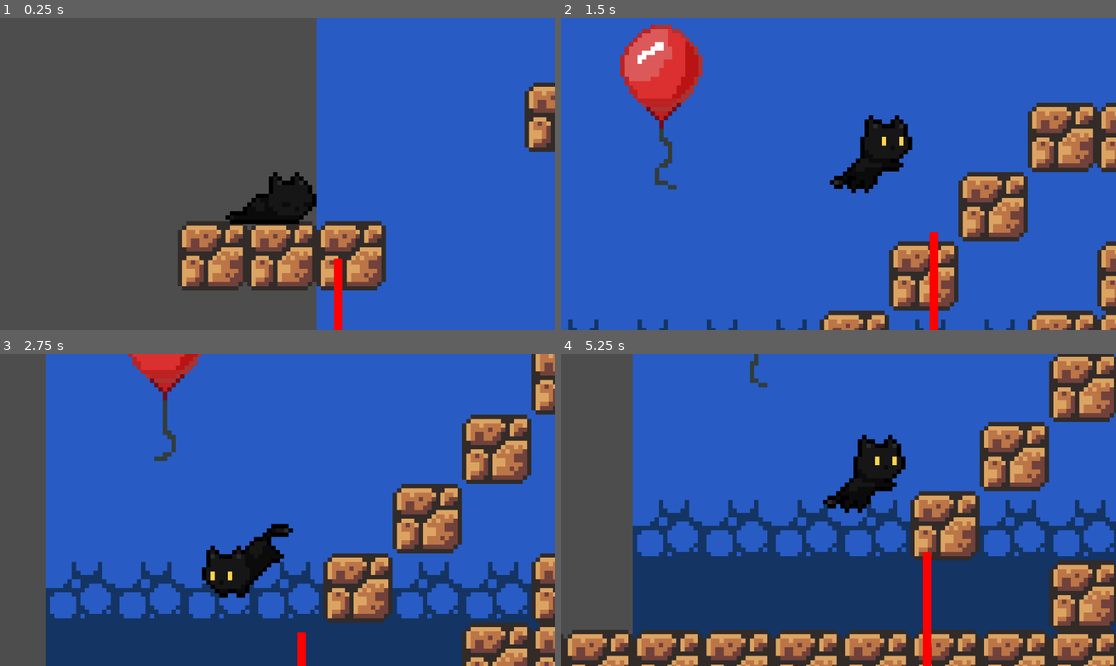
Above: before the commit, frames 1-4 (two rows, left to right).
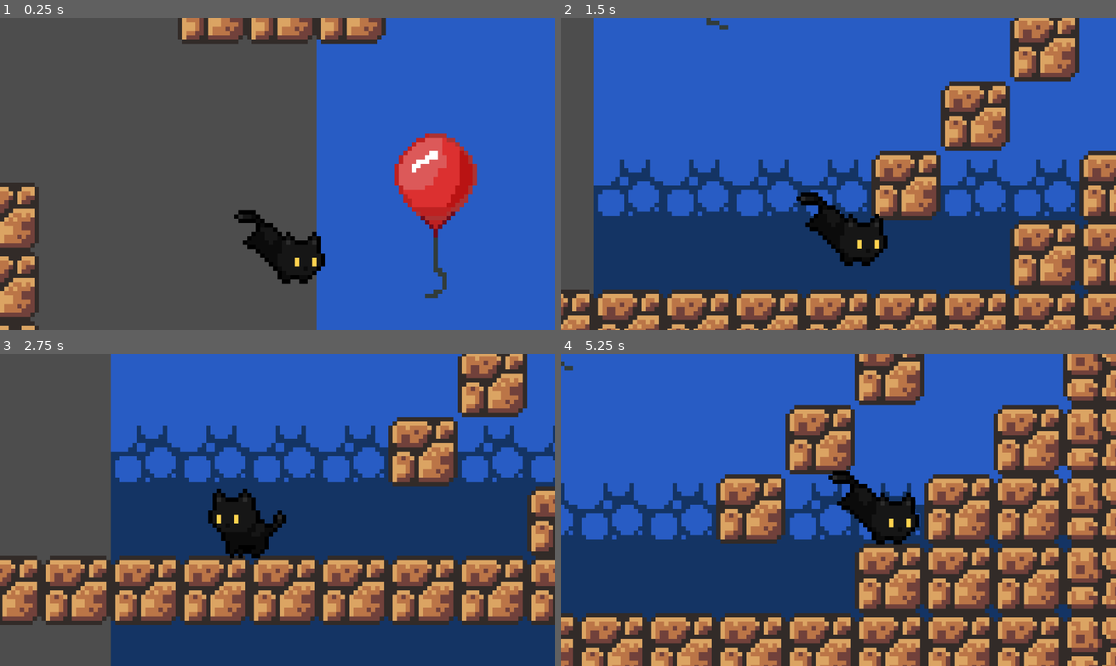
Above: after the commit, the same moments.

Repository: madgustoo/catja
Game: Godot game, scene res://main.tscn
The game is run twice, just before and just after one commit, with the same random seed, the same clock (stepped at 60 frames per second) and the same inputs.
Inputs:
- Up to frame 1 (0.25 s): no input
- Up to frame 2 (1.5 s): hold Right (move_right) from 0.53 s (still down); tap Space (jump) at 0.6, 0.77, 1.07, 1.35 s
- Up to frame 3 (2.75 s): tap Space (jump) at 1.52, 1.82, 2.1 s; release Right (move_right) at 2.03 s; hold Left (move_left) from 2.03 s (still down)
- Up to frame 4 (5.25 s): release Left (move_left) at 2.78 s; hold Right (move_right) 2.78-4.28 s; tap Space (jump) at 2.85, 3.02, 3.32, 3.6, 3.77, 4.07, 4.35, 4.52, 4.82, 5.1 s; hold Left (move_left) 4.28-5.03 s; hold Right (move_right) from 5.03 s (still down)

The runs differ from the first frame. In frame 1, 20% of the frame differs, in the area x 0-100%, y 0-100%; in frame 2, 62%; in frame 3, 63%; in frame 4, 63%.

Commit message:
Refactoring player states

Diff:
--- a/main.tscn
+++ b/main.tscn
@@ -1659,7 +1659,7 @@
 autowrap_mode = 2
 
 [node name="Player" parent="." instance=ExtResource("1_ig7tw")]
-position = Vector2(-393, 60)
+position = Vector2(-393, 102)
 
 [node name="Camera2D" type="Camera2D" parent="Player"]
 position = Vector2(-14, -19)
--- a/player.tscn
+++ b/player.tscn
@@ -299,7 +299,7 @@
 }],
 "loop": false,
 "name": &"land",
-"speed": 6.0
+"speed": 5.0
 }, {
 "frames": [{
 "duration": 1.0,
@@ -316,7 +316,7 @@
 }],
 "loop": true,
 "name": &"run",
-"speed": 20.0
+"speed": 15.0
 }, {
 "frames": [{
 "duration": 1.0,
@@ -478,7 +478,7 @@
 texture_filter = 1
 position = Vector2(-13, -21)
 sprite_frames = SubResource("SpriteFrames_7ahtn")
-animation = &"wall_climb"
+animation = &"run"
 autoplay = "idle"
 
 [node name="RayCast2D" type="RayCast2D" parent="."]
--- a/scripts/player.gd
+++ b/scripts/player.gd
@@ -5,22 +5,24 @@
 @onready var coyote_timer: Timer = $CoyoteTimer
 @onready var camera: Camera2D = $Camera2D
 
-@export_range(0, 1) var acceleration = 0.1
-@export_range(0, 1) var deceleration = 0.1
+@export_range(0, 1) var acceleration = 1
+@export_range(0, 1) var deceleration = 1
 @export_range(0, 1) var decelerate_on_jump_release = 0.5
 
-enum {
+enum State {
+	NORMAL, # IDLE
 	SLEEP,
-	IDLE,
 	RUN,
-	JUMP,
+	JUMPING,
 	FALL,
 	SNEAK,
 	WALL_SLIDE,
 	WALL_CLIMB
 }
 
-const SPEED = 100.0
+var state = State.NORMAL
+
+const SPEED = 120.0
 const MAX_FALL_SPEED = 600.0
 const JUMP_VELOCITY = -320.0
 const WALL_JUMP_VELOCITY = -250.0
@@ -51,11 +53,6 @@
 # Wall jump & slide
 const WALL_JUMP_LOCK_TIME: float = 0.05
 
-# Charge jump
-var is_charge_jumping = false
-var jump_held_time: float
-var last_direction: float
-
 var is_sleeping: bool = true
 var has_woken_up: bool = false
 var is_wall_slide: bool = false
@@ -64,55 +61,22 @@
 func bounce(force: Vector2):
 	velocity = force
 
-func _draw():
-	if velocity.length() > 0:
-		# Draw the direction of the velocity of the player for debug purposes
-		draw_line(Vector2.ZERO, velocity.normalized() * 50, Color.RED, 2)
-
-func start_charge_jump():
-	print("start_charge_jump")
-	# Charge jump logic with directions, we can jump up, right or left
-	last_direction = 0
-	if Input.is_action_just_pressed("move_right") or Input.is_action_pressed("move_right"):
-		last_direction = 1
-	if Input.is_action_just_pressed("move_left") or Input.is_action_pressed("move_left"):
-		last_direction = -1
-
-	velocity.y = JUMP_VELOCITY * jump_held_time
-	velocity.x = last_direction * (SPEED / 100)
-
-	jump_held_time = 0
-	is_charge_jumping = false
-
-func _ready():
-	animated_stripe.play("sleep")
-
 func _physics_process(delta: float) -> void:
-	#if velocity.y < -100:  # Jumping up fast
-		#camera.offset.y = lerp(camera.offset.y, -50.0, delta * 3.0)
-	#elif velocity.y > 100:  # Falling fast
-		#camera.offset.y = lerp(camera.offset.y, 50.0, delta * 3.0)
-	#else:
-		#camera.offset.y = lerp(camera.offset.y, 0.0, delta * 5.0)
-	# Add the gravity
-
-	for action_name in InputMap.get_actions():
-		if Input.is_action_pressed(action_name):
-			is_sleeping = false
-			break
+	#for action_name in InputMap.get_actions():
+		#if Input.is_action_pressed(action_name):
+			##is_sleeping = false
+			#state = State.IDLE
+			#break
 
 	if not is_on_floor():
 		if velocity.y < 0:
 			# Apply down gravity
 			velocity += get_gravity() * delta
 		else:
-			# Make falling faster
+			# Make falling faster and caps at MAX_FALL_SPEED
 			velocity.y += FALL_GRAVITY * delta
 			if velocity.y > MAX_FALL_SPEED:
-				# Reached terminal velocity
 				velocity.y = MAX_FALL_SPEED
-			#if not just_landed:
-				#animated_stripe.play("fall")
 
 	# Handle jump
 	if Input.is_action_just_pressed("jump"):
@@ -130,130 +94,48 @@
 	else:
 		is_sneaking = false
 
-	# Handle charge jump
-	#if Input.is_action_pressed("down") && is_on_floor():
-		#jump_held_time = (jump_held_time - 0.2) * delta
-		#is_charge_jumping = true
-		## Stop horizontal movement
-		#velocity.x = move_toward(velocity.x, 0, SPEED)
-		#animated_stripe.play("crouch")
-		#if jump_held_time > 10:
-			#print("Boom!")
-			## velocity.y = jump_held_time * JUMP_VELOCITY
-	#else:
-		#jump_held_time = 0
-		#is_charge_jumping = false
-
 	# Get the input direction and handle the movement/deceleration
 	# As good practice, you should replace UI actions with custom gameplay actions
 	var direction := Input.get_axis("move_left", "move_right")
 
-	if just_landed:
-		if direction:
-			velocity.x = direction * SPEED
-			animated_stripe.flip_h = direction < 0
-		else:
-			velocity.x = move_toward(velocity.x, 0, SPEED * deceleration)
-	elif not is_charge_jumping:
-		if direction:
-			# Wall push (make sure the regular horizontal movement does not overwrite the wall push)
-			#if is_wall_slide:
-				#print("yo!")
-				#animated_stripe.play("wall_slide")
-			if is_on_wall() and not is_on_floor():
-				# Wall climb and wall slide
-				var climb_input = Input.is_action_pressed("up")
-				if climb_input:
-					# Climb upward
-					is_wall_climbing = true
-					velocity.y = -WALL_CLIMB_SPEED
-					animated_stripe.play("wall_climb")
-					print("Wall climbing!!")
-				#else:
-					## Slide down slowly
-					#is_wall_climbing = false
-					#velocity.y = move_toward(velocity.y, WALL_SLIDE_SPEED, WALL_GRAVITY * delta)
-					#animated_stripe.play("wall_slide")
-					#print("hehe2")
-				# Keep player "sticking" to wall
-				velocity.x = direction * 20
-				is_wall_slide = true
-			elif wall_jump_lock > 0.0:
-				# Wall jump
-				print("Wall jump!!")
-				# animated_stripe.flip_h = look_dir_x
-				wall_jump_lock -= delta
-				velocity.x = lerp(velocity.x, direction * SPEED, 0.5)
-				#velocity.x = direction * SPEED * 0.5
-				#velocity.x = direction * SPEED * 0.5
-			elif is_sneaking && is_on_floor():
-				velocity.x = direction * SNEAK_SPEED
-				animated_stripe.play("sneak")
-			else:
-				# Move from current velocity to running, using delta
-				velocity.x = move_toward(velocity.x, direction * SPEED, SPEED * acceleration)
-				# velocity.x = direction * SPEED
-				if is_on_floor():
+	# 		if not coyote_timer.is_stopped():
+
+	match state:
+		State.SLEEP:
+			if is_on_floor():
+				animated_stripe.play("sleep")
+		State.NORMAL:
+			if is_on_floor():
+				if Input.is_action_just_pressed("jump"):
+					state = State.JUMPING
+					velocity.y = JUMP_VELOCITY
+					animated_stripe.play("jump")
+				if direction:
+					# Move from current velocity to running, using delta
+					velocity.x = move_toward(velocity.x, direction * SPEED, SPEED * acceleration)
+					animated_stripe.flip_h = direction < 0
 					animated_stripe.play("run")
 				else:
-					if velocity.y < 0:
-						animated_stripe.play("jump")
-					else:
-						animated_stripe.play("fall")
-			# Flip sprite depending on direction
-			animated_stripe.flip_h = direction < 0
-		elif not is_on_floor():
+					velocity.x = move_toward(velocity.x, 0, SPEED * deceleration)
+					# Only switch to idle once fully stopped
+					if abs(velocity.x) < 5:
+						velocity.x = 0
+						animated_stripe.play("idle")
+			else:
+				animated_stripe.play("fall")
+		State.JUMPING:
+			if direction != 0:
+				velocity.x = move_toward(velocity.x, direction * SPEED, SPEED * acceleration * 0.5)
+				animated_stripe.flip_h = direction < 0
 			if velocity.y < 0:
 				animated_stripe.play("jump")
 			else:
 				animated_stripe.play("fall")
-		else:
-			# Move from current velocity to 0, using delta
-			velocity.x = move_toward(velocity.x, 0, SPEED * deceleration)
-			if is_sneaking:
-				animated_stripe.play("crouch")
-			elif is_sleeping:
-				animated_stripe.play("sleep")
-			else:
-				animated_stripe.play("idle")
-
-	# Wall jumping
-	if Input.is_action_just_pressed("jump") and wall_contact_coyote > 0.0:
-			# Small hops to 	player away from the wall
-			velocity.y = WALL_JUMP_VELOCITY
-			velocity.x = -look_dir_x * WALL_JUMP_PUSH_FORCE
-			wall_jump_lock = WALL_JUMP_LOCK_TIME
-			animated_stripe.flip_h = look_dir_x
-
-	# Wall detecting and sliding
-	# add velocity.x != 0 if you want the player to only glue to the wall as he's moving horizontally
-	if not is_on_floor() and is_on_wall() and velocity.y > 0 and velocity.x != 0:
-		look_dir_x = sign(velocity.x)
-		# Wall detecting will be "activated here" by wall_contact_coyote being set
-		wall_contact_coyote = WALL_CONTACT_COYOTE_TIME
-		velocity.y = WALL_SLIDE_SPEED
-		animated_stripe.play("wall_slide")
-		is_wall_slide = true
-	else:
-		is_wall_slide = false
-		wall_contact_coyote -= delta
-
-	var was_on_floor = is_on_floor()
-	var fall_speed = velocity.y
+			if is_on_floor():
+				state = State.NORMAL
 
 	# This updates collision and floor detection, resets velocity, etc (to use methods like is_on_floor, etc)
 	move_and_slide()
-
-	if was_on_floor && not is_on_floor():
-		coyote_timer.start()
-
-	# Detect landing (no landing animation as he falls down and crouches)
-	if !was_on_floor and is_on_floor() and fall_speed > 400 and not Input.is_action_pressed("sneak"):
-		print(fall_speed)
-		print("landed")
-		just_landed = true
-		print("just landed")
-		animated_stripe.play("land")
 
 func _on_animated_sprite_2d_animation_finished() -> void:
 	if animated_stripe.animation == "land":
